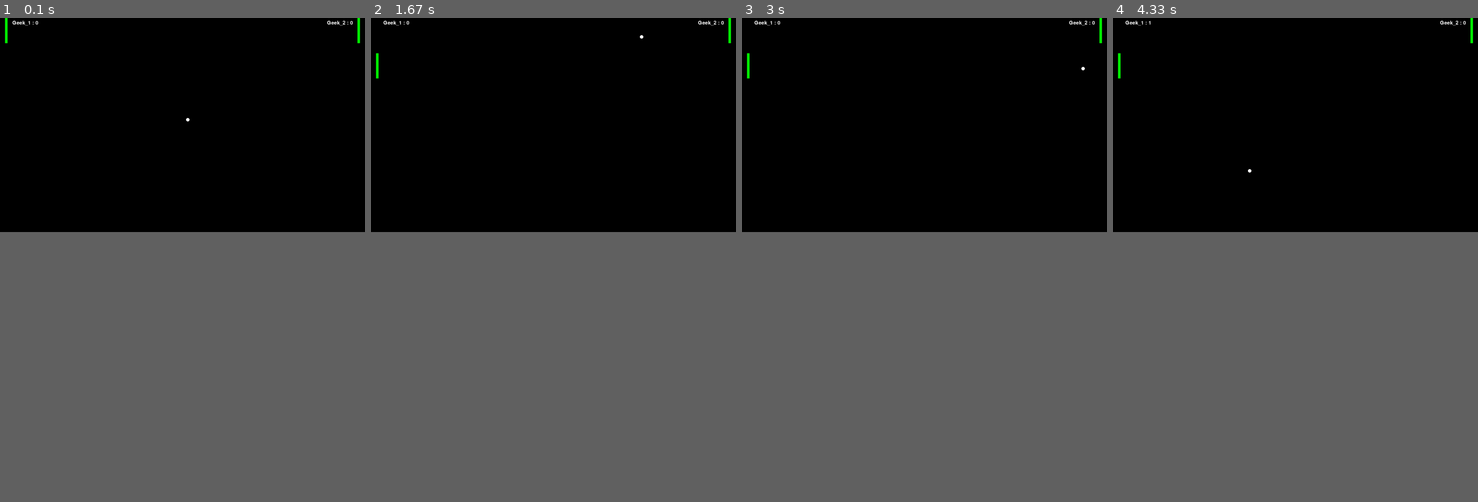
Above: before the commit, frames 1-4 (left to right).
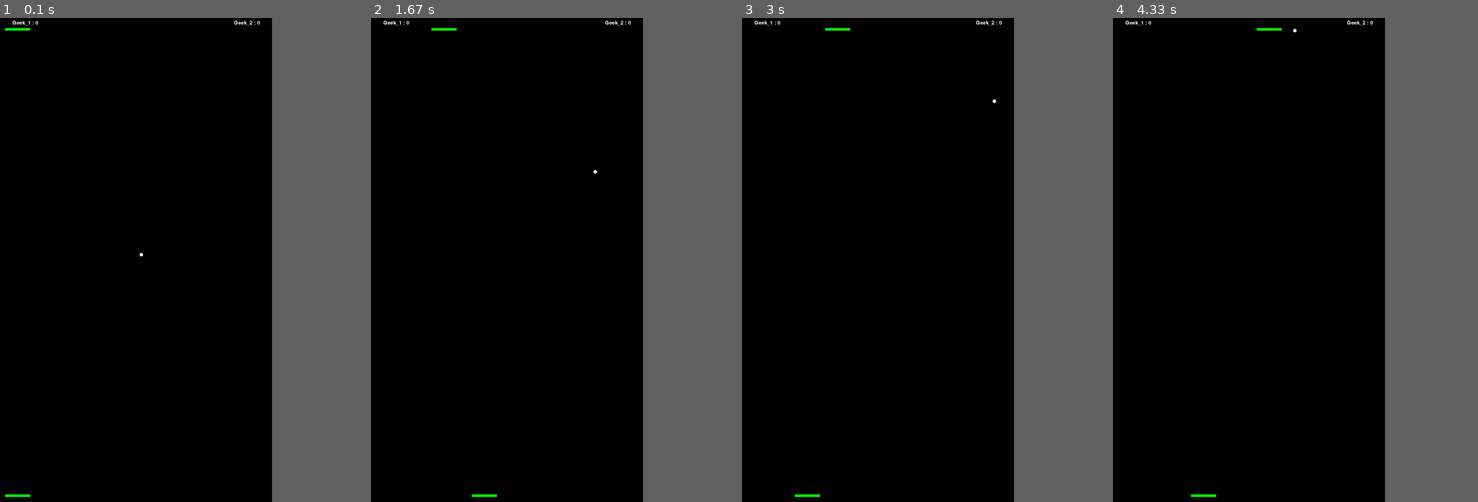
Above: after the commit, the same moments.

Repository: engineerslifeforme/pygame_pong
Game: pygame game, started from pong.py
The game is run twice, just before and just after one commit, with the same random seed, the same clock (stepped at 60 frames per second) and the same inputs.
Inputs:
- Up to frame 1 (0.1 s): no input
- Up to frame 2 (1.67 s): hold S 0.33-0.8 s; hold Right 0.33-0.8 s; hold Right 0.83-1.3 s; hold D 0.83-1.3 s; hold Right from 1.33 s (still down); hold D from 1.33 s (still down)
- Up to frame 3 (3 s): release Right at 1.8 s; release D at 1.8 s; hold Left 1.83-2.37 s; hold Left 2.4-2.8 s; hold Right from 2.83 s (still down); hold D from 2.83 s (still down)
- Up to frame 4 (4.33 s): release Right at 3.47 s; release D at 3.47 s; hold Left 3.5-3.97 s; hold Right from 4 s (still down); hold D from 4 s (still down)
The window is 679x398 before the commit and 506x900 after it. Grey fills any space a smaller window leaves; there, only what the larger window draws over its background counts as a difference.

The runs differ from the first frame. In frame 1, 0.2% of the frame differs, in the area x 1-99%, y 0-99%; in frame 2, 0.2%; in frame 3, 0.2%; in frame 4, 0.2%.

Commit message:
size update changed orientation of everything joystick margins on recognizing commands

Diff:
--- a/pong.py
+++ b/pong.py
@@ -9,8 +9,9 @@
 GREEN = (0, 255, 0)
 
 # Basic parameters of the screen
-#WIDTH, HEIGHT = 1920, 1080
-WIDTH, HEIGHT = 1450, 850
+WIDTH, HEIGHT = 1080, 1920
+# laptop Dev size:
+#WIDTH, HEIGHT = 400, 850
 #screen = pygame.display.set_mode((0, 0), (pygame.FULLSCREEN | pygame.RESIZABLE))
 screen = pygame.display.set_mode((WIDTH, HEIGHT))
 pygame.display.set_caption("Pong")
@@ -35,15 +36,15 @@
     def display(self):
         self.geek = pygame.draw.rect(screen, self.color, self.geekRect)
 
-    def update(self, yFac):
-        self.posy = self.posy + self.speed*yFac
+    def update(self, xFac):
+        self.posx = self.posx + self.speed*xFac
 
         # Restricting the striker to be below the top surface of the screen
-        if self.posy <= 0:
-            self.posy = 0
+        if self.posx <= 0:
+            self.posx = 0
         # Restricting the striker to be above the bottom surface of the screen
-        elif self.posy + self.height >= HEIGHT:
-            self.posy = HEIGHT-self.height
+        elif self.posx + self.width >= WIDTH:
+            self.posx = WIDTH-self.width
 
         # Updating the rect with the new values
         self.geekRect = (self.posx, self.posy, self.width, self.height)
@@ -81,31 +82,35 @@
     def update(self):
         self.posx += self.speed*self.xFac
         self.posy += self.speed*self.yFac
-
-        # If the ball hits the top or bottom surfaces,
+        #print(f"Ball {self.posx}, {self.posy}")
+
+        # If the ball hits the left or right surfaces,
         # then the sign of yFac is changed and
         # it results in a reflection
-        if self.posy <= 0 or self.posy >= HEIGHT:
-            self.yFac *= -1
-
-        if self.posx <= 0 and self.firstTime:
+        if self.posx <= 0 or self.posx >= WIDTH:
+            self.xFac *= -1
+        # if self.posy <= 0 or self.posy >= HEIGHT:
+        #     self.yFac *= -1
+
+        if self.posy <= 0 and self.firstTime:
             self.firstTime = 0
             return 1
-        elif self.posx >= WIDTH and self.firstTime:
+        elif self.posy >= HEIGHT and self.firstTime:
             self.firstTime = 0
             return -1
         else:
             return 0
+        #return 0
 
     def reset(self):
         self.posx = WIDTH//2
         self.posy = HEIGHT//2
-        self.xFac *= -1
+        self.yFac *= -1
         self.firstTime = 1
 
-    # Used to reflect the ball along the X-axis
+    # Used to reflect the ball along the Y-axis
     def hit(self):
-        self.xFac *= -1
+        self.yFac *= -1
 
     def getRect(self):
         return self.ball
@@ -117,15 +122,15 @@
     running = True
 
     # Defining the objects
-    geek1 = Striker(20, 0, 10, 100, 10, GREEN)
-    geek2 = Striker(WIDTH-30, 0, 10, 100, 10, GREEN)
+    geek1 = Striker(20, 40, 100, 10, 10, GREEN)
+    geek2 = Striker(20, HEIGHT-30, 100, 10, 10, GREEN)
     ball = Ball(WIDTH//2, HEIGHT//2, 7, 7, WHITE)
 
     listOfGeeks = [geek1, geek2]
 
     # Initial parameters of the players
     geek1Score, geek2Score = 0, 0
-    geek1YFac, geek2YFac = 0, 0
+    geek1XFac, geek2XFac = 0, 0
 
     joysticks = {}
 
@@ -146,35 +151,35 @@
                 del joysticks[event.instance_id]
                 print(f"Joystick {event.instance_id} disconnected")
             if event.type == pygame.KEYDOWN:
-                if event.key == pygame.K_UP:
-                    geek2YFac = -1
-                if event.key == pygame.K_DOWN:
-                    geek2YFac = 1
-                if event.key == pygame.K_w:
-                    geek1YFac = -1
+                if event.key == pygame.K_RIGHT:
+                    geek2XFac = 1
+                if event.key == pygame.K_LEFT:
+                    geek2XFac = -1
+                if event.key == pygame.K_d:
+                    geek1XFac = 1
                 if event.key == pygame.K_s:
-                    geek1YFac = 1
+                    geek1XFac = -1
             if event.type == pygame.KEYUP:
-                if event.key == pygame.K_UP or event.key == pygame.K_DOWN:
-                    geek2YFac = 0
-                if event.key == pygame.K_w or event.key == pygame.K_s:
-                    geek1YFac = 0
+                if event.key == pygame.K_RIGHT or event.key == pygame.K_LEFT:
+                    geek2XFac = 0
+                if event.key == pygame.K_d or event.key == pygame.K_s:
+                    geek1XFac = 0
 
         # Always read joystick if present, not event
         for index, joystick in enumerate(joysticks.values()):
             axis = joystick.get_axis(1) # left/ right
             #print(f"Axis value: {axis:>6.3f}")
             new_value = 0
-            if axis > 0.0:
+            if axis > 0.01:
                 new_value = 1
-            elif axis < 0.0:
+            elif axis < -0.01:
                 new_value = -1
             else:
                 new_value = 0
             if index == 0:
-                geek1YFac = new_value
+                geek1XFac = new_value
             elif index == 1:
-                geek2YFac = new_value
+                geek2XFac = new_value
 
         # Collision detection
         for geek in listOfGeeks:
@@ -182,8 +187,8 @@
                 ball.hit()
 
         # Updating the objects
-        geek1.update(geek1YFac)
-        geek2.update(geek2YFac)
+        geek1.update(geek1XFac)
+        geek2.update(geek2XFac)
         point = ball.update()
 
         # -1 -> Geek_1 has scored
Not shown, added: VerticalRotator.nut
